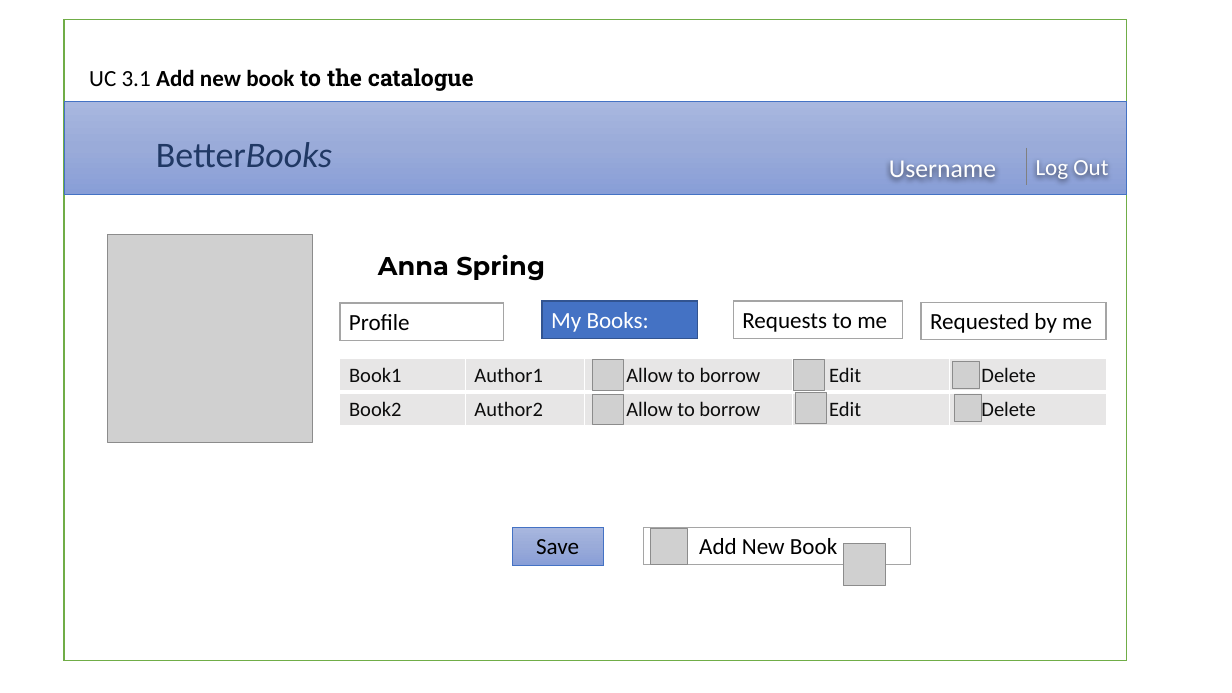
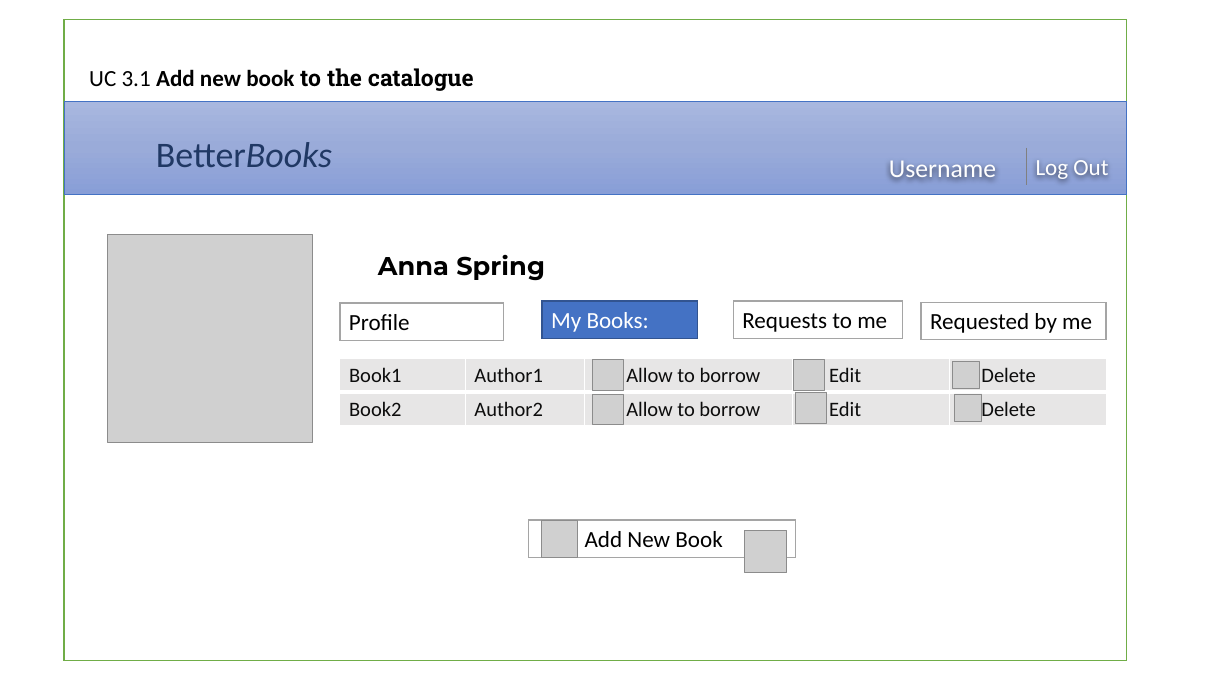
Before and after one commit to kateGalich/capstone, a slide deck: slide 3 of Construction 1/UI Prototypes.pptx. Drawn at 1232x693 pixels with LibreOffice and Linux fonts; fonts in the diff are those of the drawing; grey boxes stand for pictures; background and template pictures are left out. Boxes give left, top, right and bottom in pixels: in the first picture for what was removed or moved away, otherwise in the second. Text is boxed around its words. In the diff, an @@ line names an element or a change of style, - is before the commit and + after.

```diff
--- a/Construction 1/UI Prototypes.pptx
+++ b/Construction 1/UI Prototypes.pptx
@@ rectangle removed at (512,528,604,566) @@
-Save
@@ rectangle "Add New Book": place and size @@
-rectangle "Add New Book" at (643,528,910,565)
+rectangle "Add New Book" at (529,520,796,557)
@@ picture: place and size @@
-picture at (651,529,687,565)
+picture at (542,521,578,557)
@@ picture: place and size @@
-picture at (844,543,886,586)
+picture at (745,531,787,573)
```
Also in this commit, not shown: 3 other slides changed, 1 other file.
